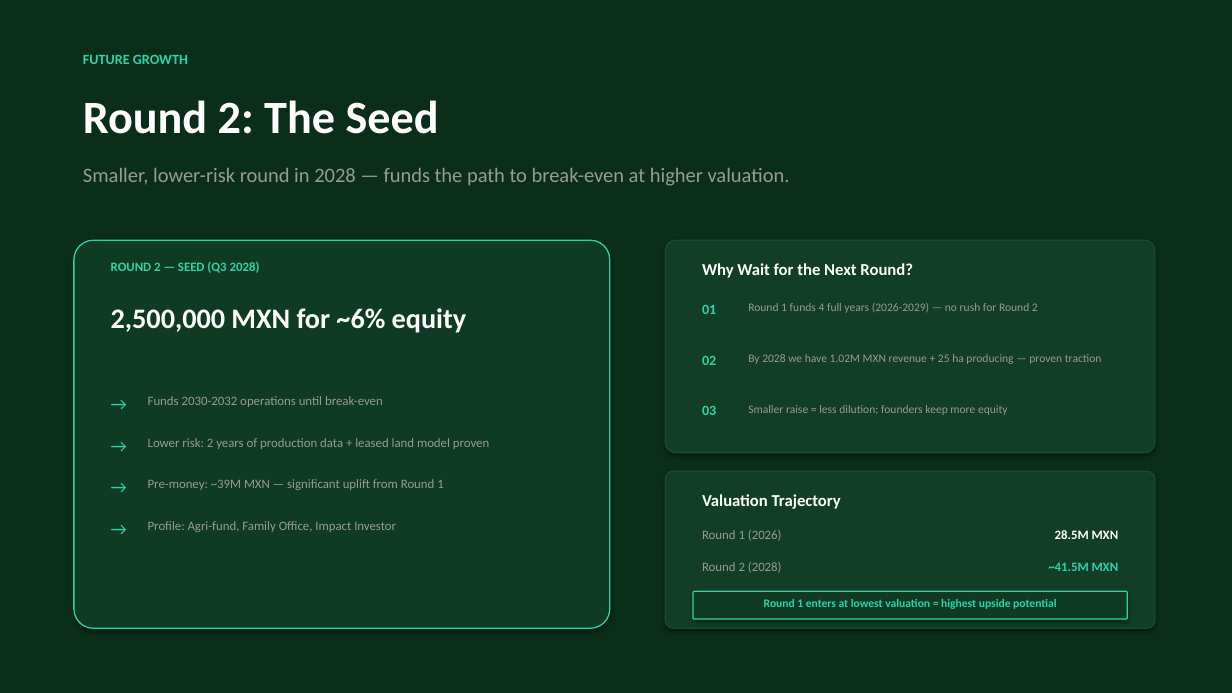
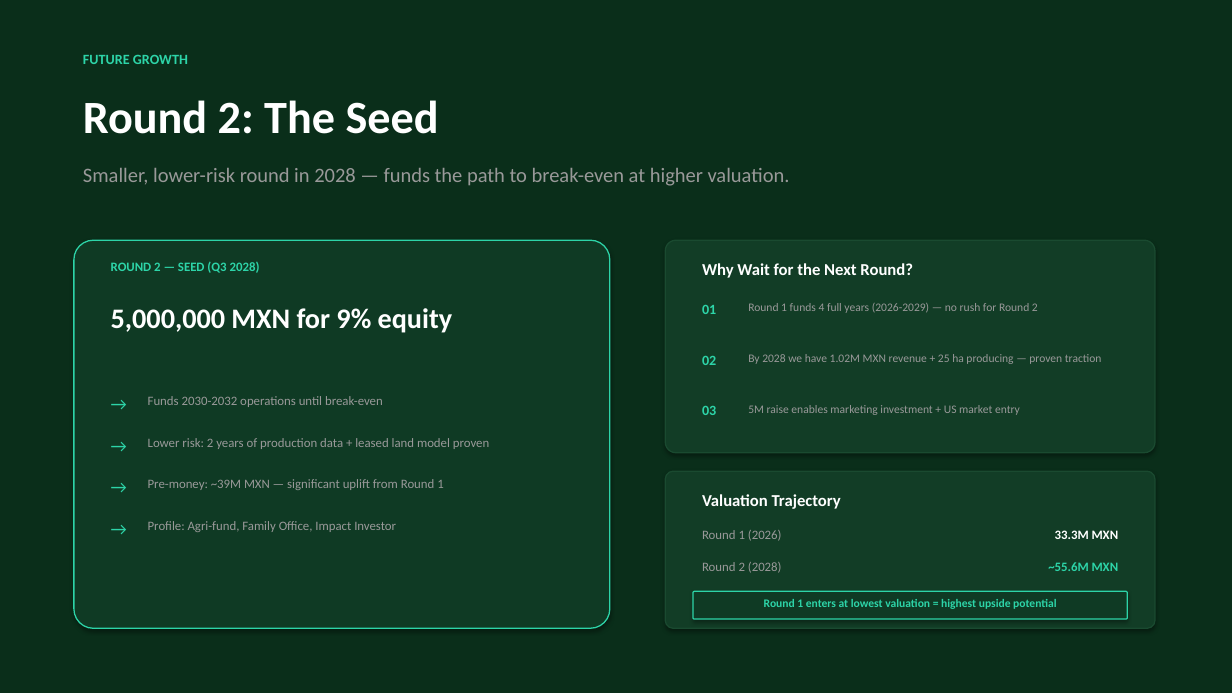
Before and after one commit to perezofir83/pacifico-bambu, a slide deck: slide 15 of Pacifico_Bambu_Pitch_Deck_v3.pptx. Drawn at 1232x693 pixels with LibreOffice and Linux fonts; fonts in the diff are those of the drawing. Boxes give left, top, right and bottom in pixels: in the first picture for what was removed or moved away, otherwise in the second. Text is boxed around its words. In the diff, an @@ line names an element or a change of style, - is before the commit and + after.

```diff
--- a/Pacifico_Bambu_Pitch_Deck_v3.pptx
+++ b/Pacifico_Bambu_Pitch_Deck_v3.pptx
@@ text at (111,308,452,333): text changed @@
-2,500,000 MXN for ~6% equity
+5,000,000 MXN for 9% equity
@@ text at (748,405,1020,415): text changed @@
-Smaller raise = less dilution; founders keep more equity
+5M raise enables marketing investment + US market entry
@@ text at (1055,530,1119,539): text changed @@
-28.5M MXN
+33.3M MXN
@@ text at (1048,562,1119,571): text changed @@
-~41.5M MXN
+~55.6M MXN
```
Also in this commit, not shown: 3 other slides changed, 2 other files.
